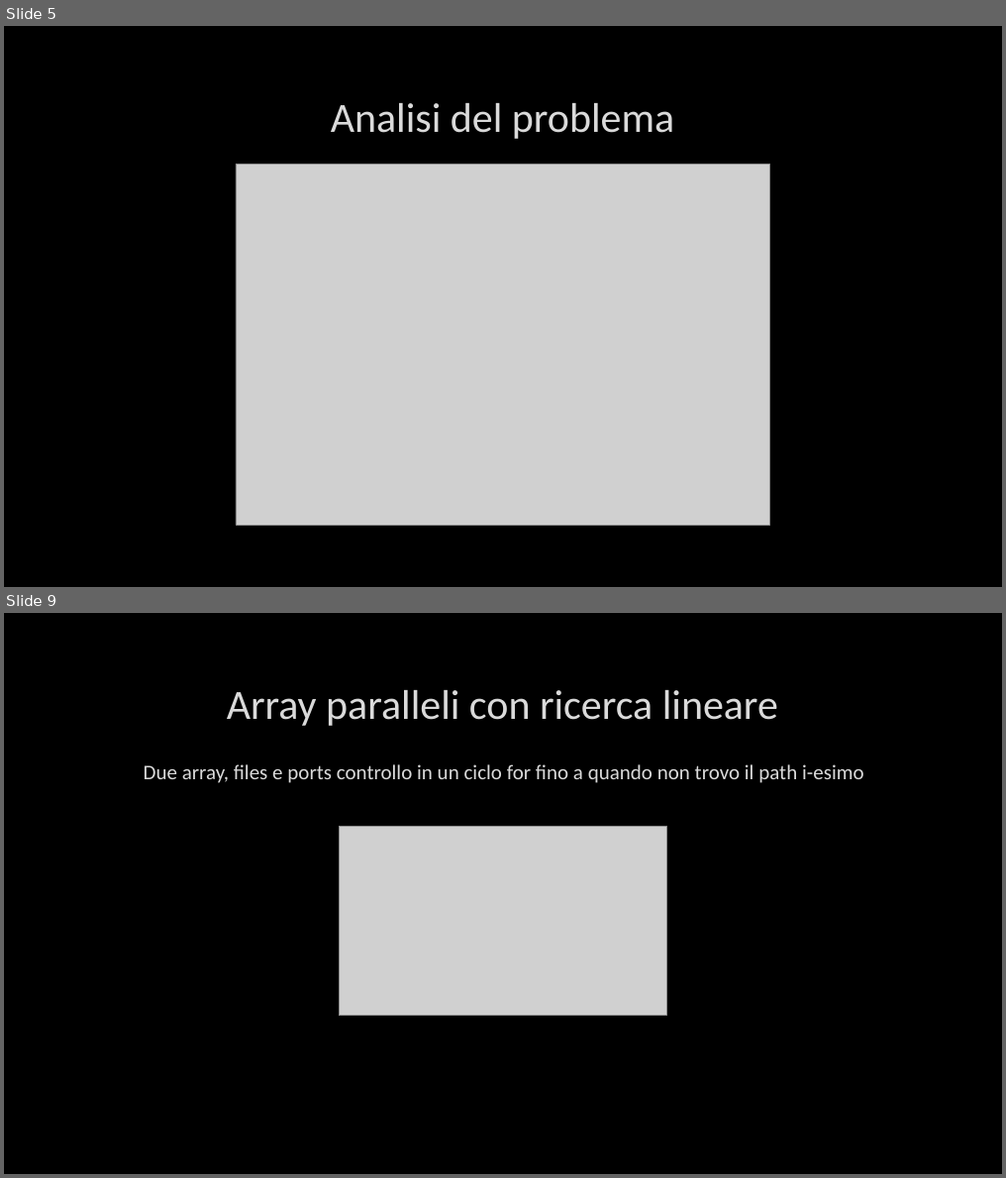
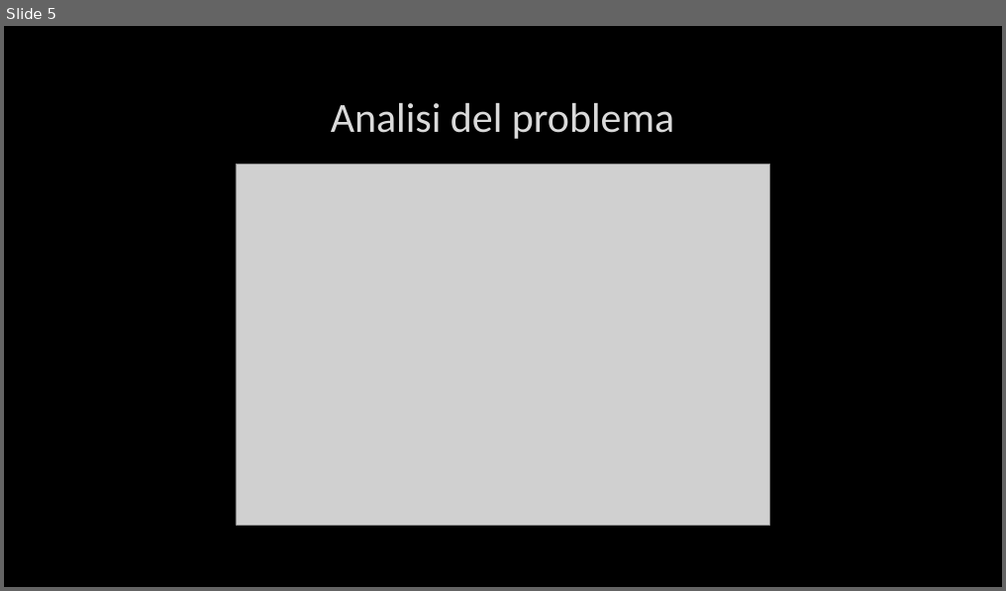
Before and after one commit to timeofview/reti-di-calcolatori, a slide deck: E1/Esercitazione 1.pptx. Shown one above the other, each under a label of ours: slides 5 and 9 before the commit, slide 5 after it; the slides between them are not shown. The pictures are 1006x1178 and 1006x591 pixels, drawn with LibreOffice and Linux fonts; fonts in the diff are those of the drawing; grey boxes stand for pictures; background and template pictures are left out. Boxes give left, top, right and bottom in pixels: in the first picture for what was removed or moved away, otherwise in the second. Text is boxed around its words. In the diff, an @@ line names an element or a change of style, - is before the commit and + after.

```diff
--- a/E1/Esercitazione 1.pptx
+++ b/E1/Esercitazione 1.pptx
@@ slide 9 removed at box(4, 613, 1002, 1174), background picture (left out) @@
@@ title removed at box(227, 690, 778, 726) @@
-Array paralleli con ricerca lineare
@@ text removed at box(144, 764, 864, 783) @@
-Due array, files e ports controllo in un ciclo for fino a quando non trovo il path i-esimo
@@ picture removed at box(339, 827, 666, 1016) @@
```
Also in this commit, not shown: 6 slides changed, 5 slides added, 13 other slides removed.
